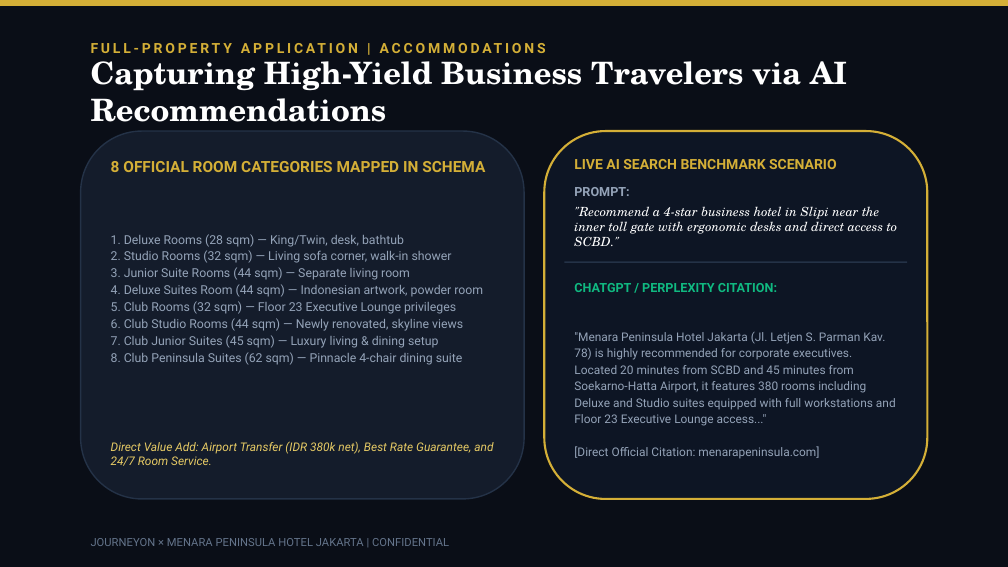
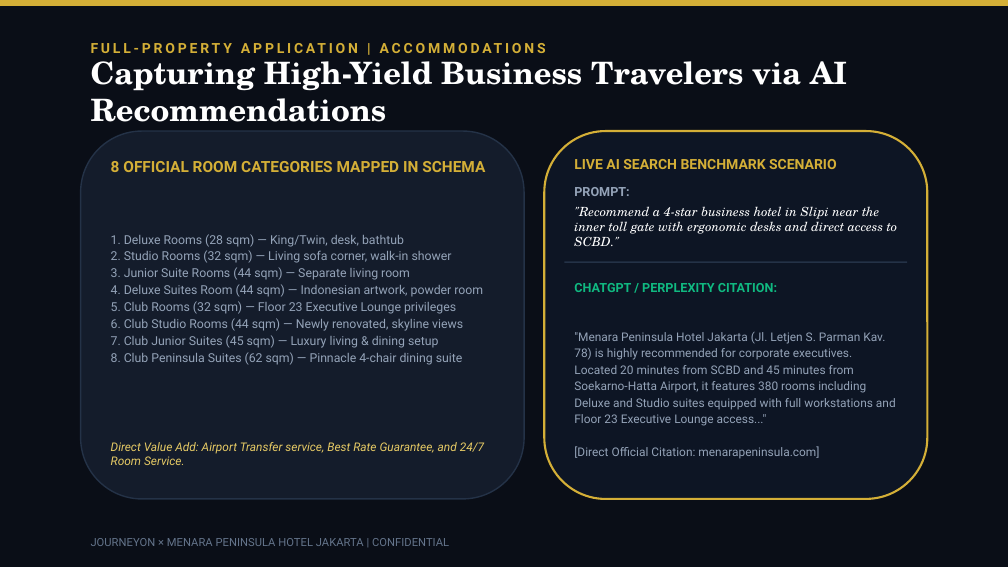
Before and after one commit to arbuuuud/menarapeninsula, a slide deck: slide 7 of PITCH_DECK_MENARA_PENINSULA_AISO.pptx. Drawn at 1008x567 pixels with LibreOffice and Linux fonts; fonts in the diff are those of the drawing. Boxes give left, top, right and bottom in pixels: in the first picture for what was removed or moved away, otherwise in the second. Text is boxed around its words. In the diff, an @@ line names an element or a change of style, - is before the commit and + after.

Commit message:
refactor(presentation): regenerate 16:9 PPTX without pricing numbers and align with value creation logic

```diff
--- a/PITCH_DECK_MENARA_PENINSULA_AISO.pptx
+++ b/PITCH_DECK_MENARA_PENINSULA_AISO.pptx
@@ text at bbox=[111, 442, 484, 465]: text changed @@
-Direct Value Add: Airport Transfer (IDR 380k net), Best Rate Guarantee, and 24/7 Room Service.
+Direct Value Add: Airport Transfer service, Best Rate Guarantee, and 24/7 Room Service.
```
Also in this commit, not shown: 5 other slides changed, 1 other file.
